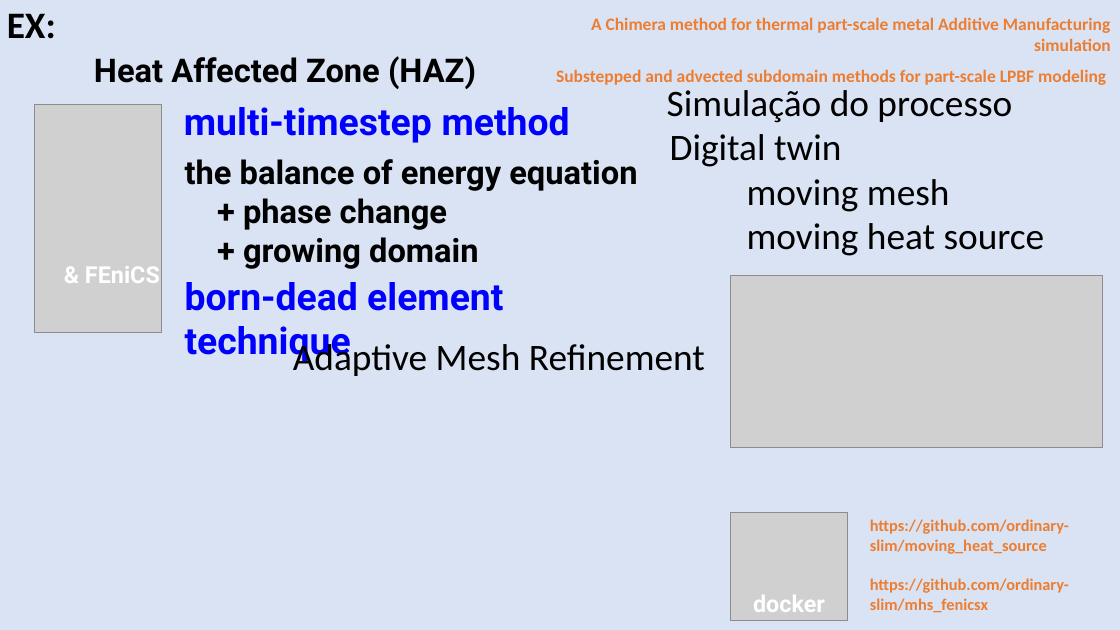
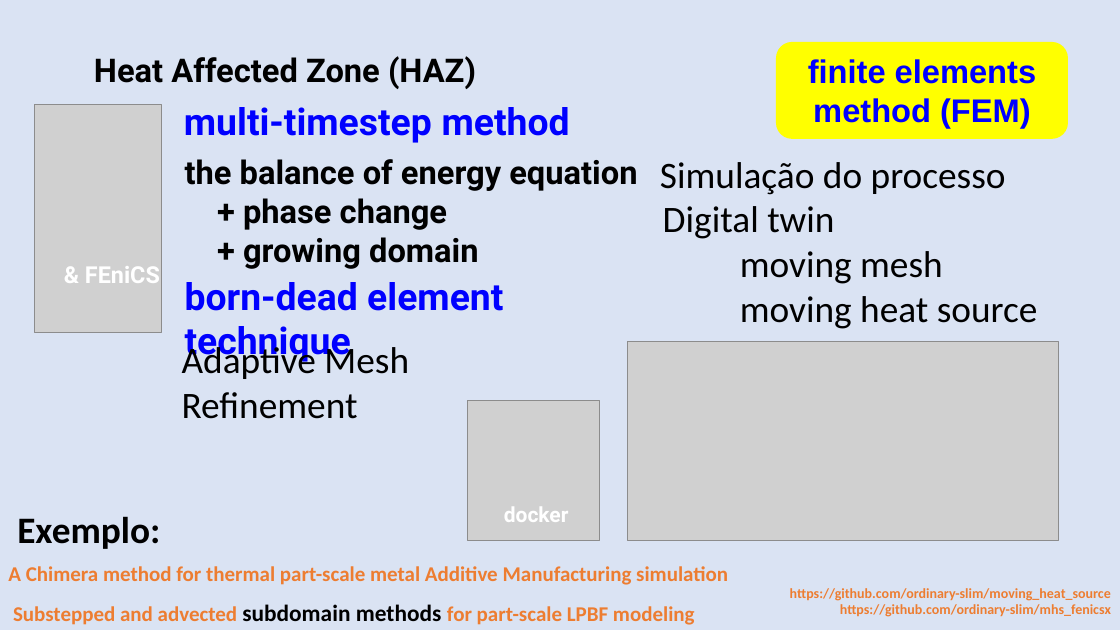
Before and after one commit to grossiRM/AM_FEG, a slide deck: slide 13 of Plano_V02_iii_AM_FEG/d_Topicos Especiais - Introducao a Manufatura Aditiva para Metais.pptx. Drawn at 1120x630 pixels with LibreOffice and Linux fonts; fonts in the diff are those of the drawing; grey boxes stand for pictures. Boxes give left, top, right and bottom in pixels: in the first picture for what was removed or moved away, otherwise in the second. Text is boxed around its words. In the diff, an @@ line names an element or a change of style, - is before the commit and + after.

```diff
--- a/Plano_V02_iii_AM_FEG/d_Topicos Especiais - Introducao a Manufatura Aditiva para Metais.pptx
+++ b/Plano_V02_iii_AM_FEG/d_Topicos Especiais - Introducao a Manufatura Aditiva para Metais.pptx
@@ text removed at (7,13,56,39) @@
-EX:
@@ rounded rectangle added at (776,42,1069,139), fill #FFFF00, 28 pt, text #0000FF, bold @@
+finite elements method (FEM)
@@ text "Simulação do processo": place and size @@
-text "Simulação do processo" at (667,90,1012,123)
+text "Simulação do processo" at (660,162,1006,195)
@@ text "Digital twin": place and size @@
-text "Digital twin" at (670,134,841,167)
+text "Digital twin" at (663,206,834,239)
@@ text "moving mesh": place and size @@
-text "moving mesh" at (747,179,1045,256)
+text "moving mesh" at (740,251,1038,329)
@@ text "Adaptive Mesh Refinement" rewrapped from (293,339,705,376) to (182,342,409,419) @@
@@ picture: place and size @@
-picture at (731,276,1103,447)
+picture at (628,342,1059,541)
@@ picture: place and size @@
-picture at (731,513,848,620)
+picture at (468,401,600,541)
@@ text "docker": place and size @@
-text "docker" at (753,595,825,612)
+text "docker" at (504,507,569,522)
@@ text "docker" at (504,507,569,522): size 20 to 18 pt @@
@@ text added at (17,516,160,549), 32 pt, text #000000, bold @@
+Exemplo:
@@ text "A Chimera method for thermal ...": place and size @@
-text "A Chimera method for thermal ..." at (556,17,1111,85)
+text "A Chimera method for thermal ..." at (8,566,728,625)
@@ text "A Chimera method for thermal ..." at (8,566,728,625): size 15 to 18 pt in "A Chimera method for thermal part-scale metal ...", "Substepped and advected for part-scale LPBF modeling"; size 15 to 20 pt, text colour #ED7D31 to #000000 in "subdomain methods"; alignment right to left; vertical alignment top to bottom @@
@@ text "https://github.com/ordinary-slim/moving_heat_source": place and size @@
-text "https://github.com/ordinary-slim/moving_heat_source" at (870,519,1069,613)
+text "https://github.com/ordinary-slim/moving_heat_source" at (790,588,1111,617)
@@ text "https://github.com/ordinary-slim/moving_heat_source" at (790,588,1111,617): size 14 to 12 pt; alignment left to right @@
```
Also in this commit, not shown: 10 other slides changed, 6 slides removed, 1 other file.
